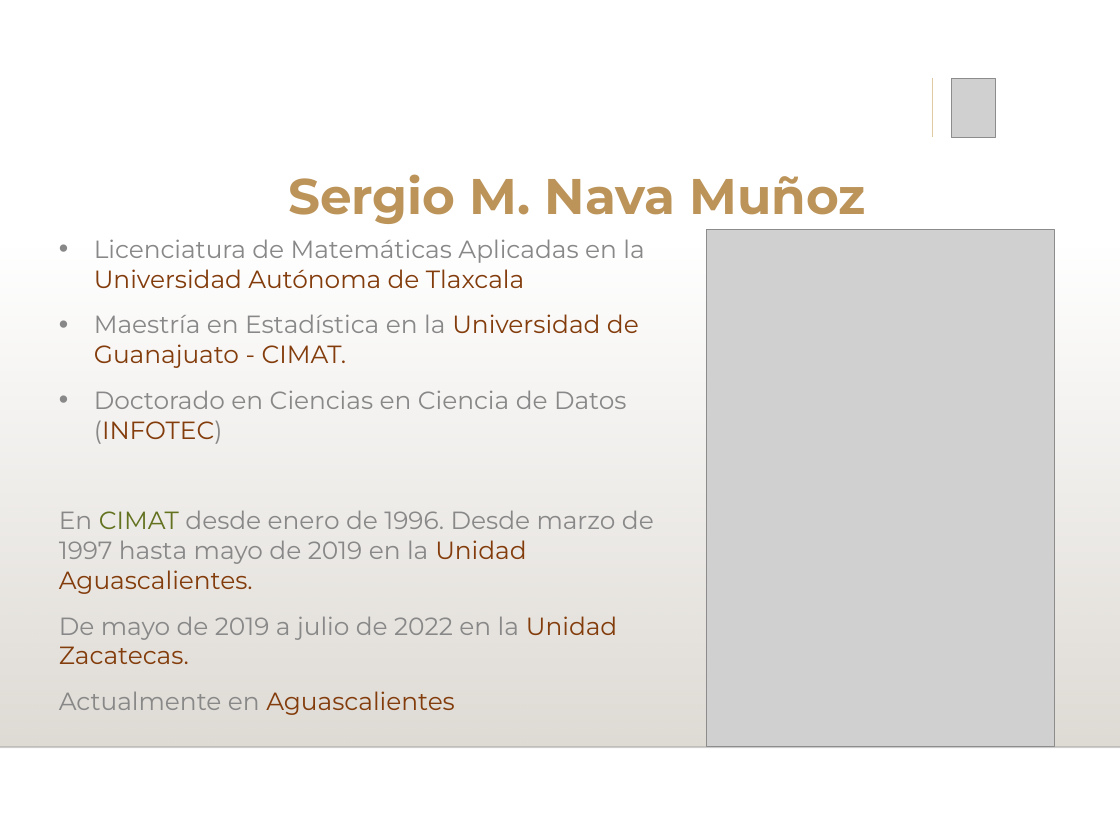
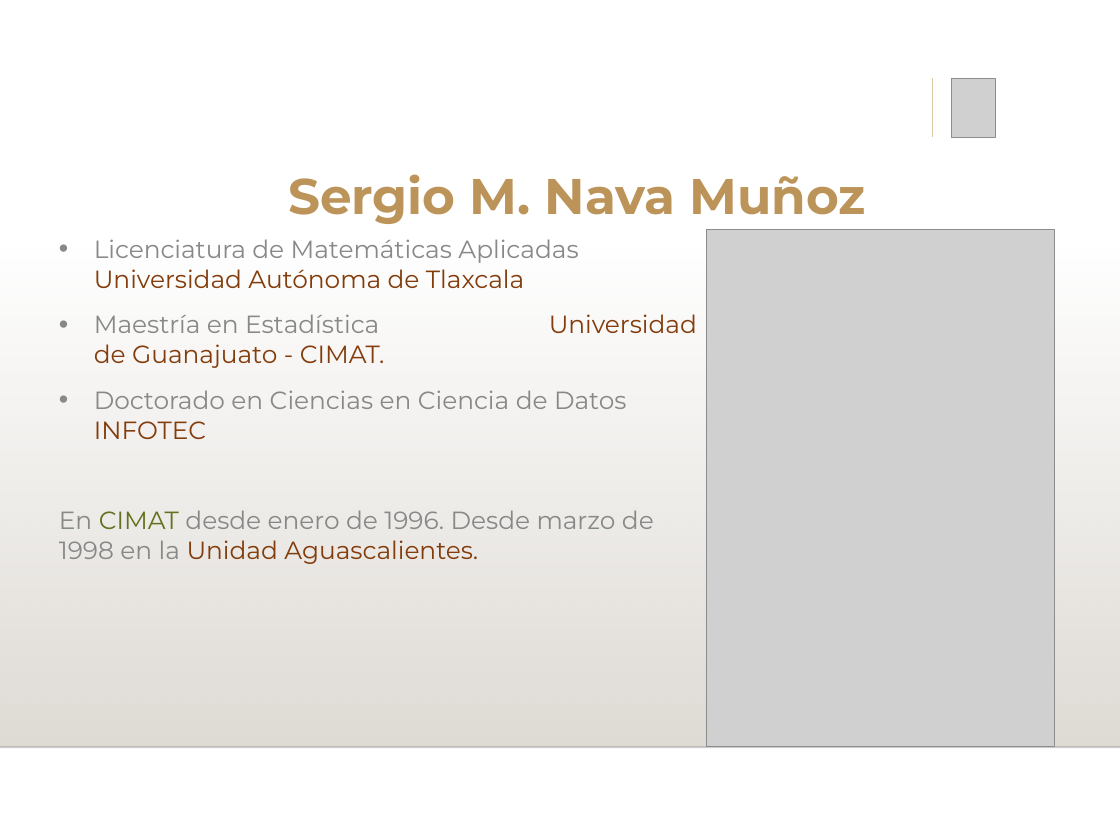
Before and after one commit to NavaSergio/Docencia_varios, a slide deck: slide 1 of SeminarioProyectos1/Presentación SMNM.pptx. Drawn at 1120x840 pixels with LibreOffice and Linux fonts; fonts in the diff are those of the drawing; grey boxes stand for pictures; background and template pictures are left out. Boxes give left, top, right and bottom in pixels: in the first picture for what was removed or moved away, otherwise in the second. Text is boxed around its words. In the diff, an @@ line names an element or a change of style, - is before the commit and + after.

```diff
--- a/SeminarioProyectos1/Presentación SMNM.pptx
+++ b/SeminarioProyectos1/Presentación SMNM.pptx
@@ text at [59, 239, 654, 564]: text changed @@
-• Licenciatura de Matemáticas Aplicadas en la Universidad Autónoma de Tlaxcala
-• Maestría en Estadística en la Universidad de Guanajuato - CIMAT.
-• Doctorado en Ciencias en Ciencia de Datos (INFOTEC)
-En CIMAT desde enero de 1996. Desde marzo de 1997 hasta mayo de 2019 en la Unidad Aguascalientes.
-De mayo de 2019 a julio de 2022 en la Unidad Zacatecas.
-Actualmente en Aguascalientes
+• Licenciatura de Matemáticas Aplicadas Universidad Autónoma de Tlaxcala
+• Maestría en Estadística Universidad de Guanajuato - CIMAT.
+• Doctorado en Ciencias en Ciencia de Datos INFOTEC
+En CIMAT desde enero de 1996. Desde marzo de 1998 en la Unidad Aguascalientes.
```
Also in this commit, not shown: 5 other slides changed, 17 other files.
